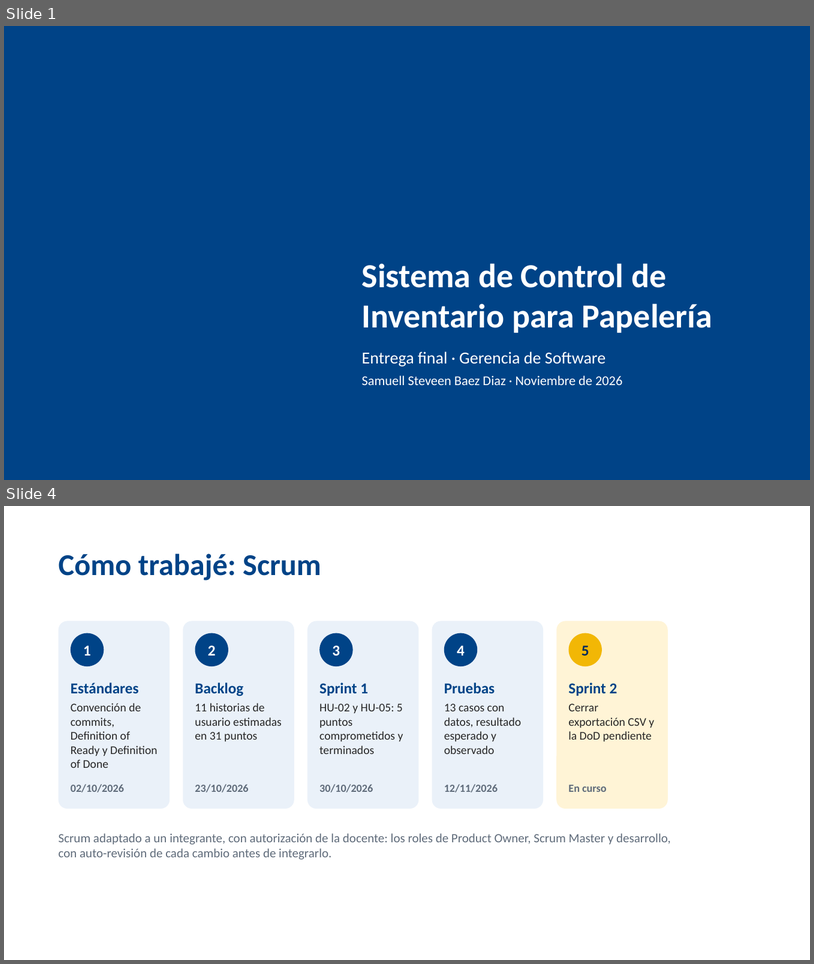
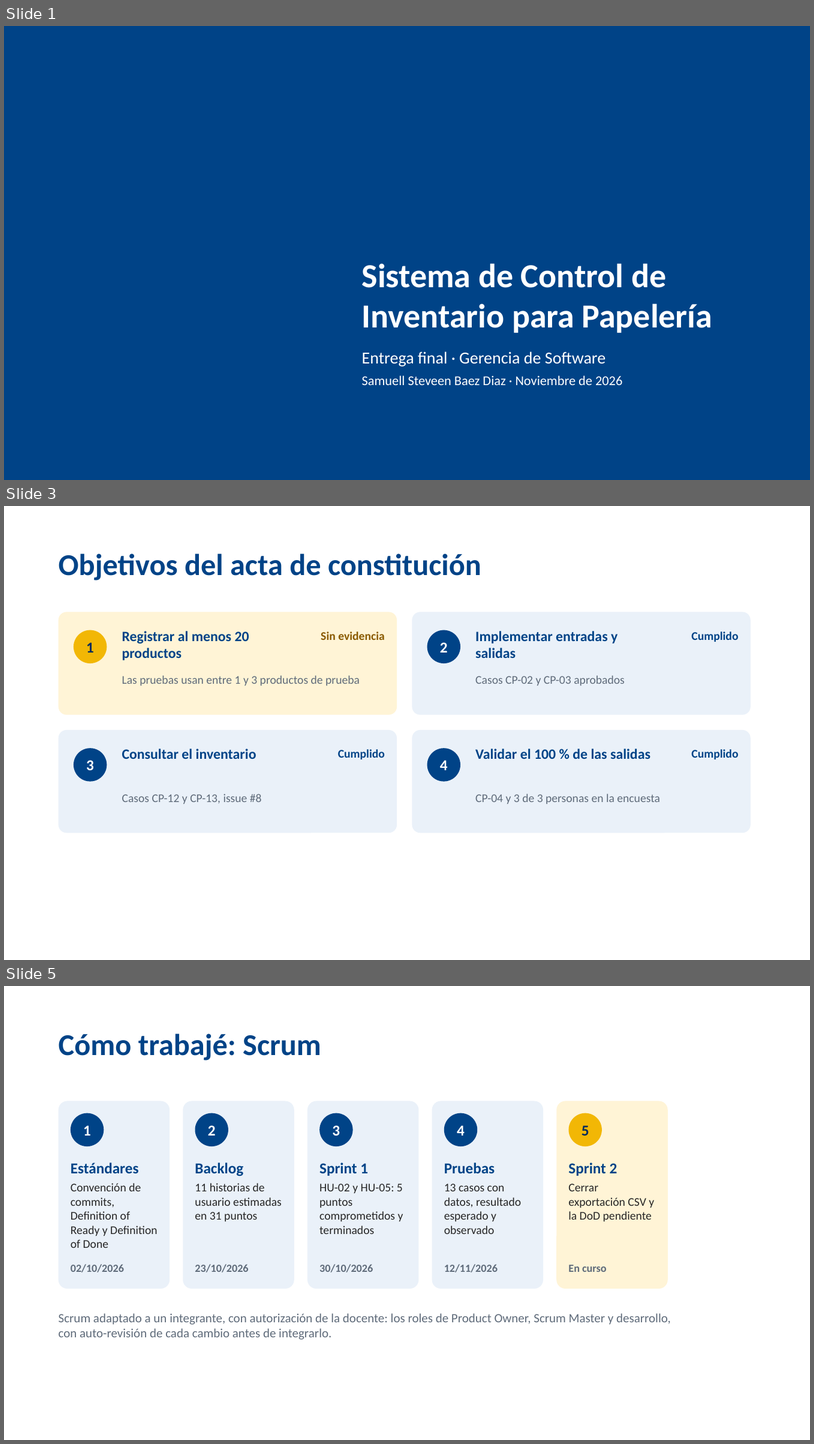
Before and after one commit to steveenbaez1-collab/ProyectoPapeler-a, a slide deck: docs/entrega-final/Sustentacion_Inventario_Papeleria.pptx. Shown one above the other, each under a label of ours: slides 1 and 4 before the commit, slides 1, 3 and 5 after it; the slides between them are not shown. The pictures are 814x964 and 814x1444 pixels, drawn with LibreOffice and Linux fonts; fonts in the diff are those of the drawing; background and template pictures are left out. Boxes give left, top, right and bottom in pixels: in the first picture for what was removed or moved away, otherwise in the second. Text is boxed around its words. In the diff, an @@ line names an element or a change of style, - is before the commit and + after.

```diff
--- a/docs/entrega-final/Sustentacion_Inventario_Papeleria.pptx
+++ b/docs/entrega-final/Sustentacion_Inventario_Papeleria.pptx
@@ slide 3 added at [4, 506, 810, 960], background #FFFFFF @@
@@ text added at [59, 553, 482, 580], 36 pt, text #004387, bold @@
+Objetivos del acta de constitución
@@ rounded rectangle added at [59, 612, 397, 715], fill #FFF4D6 @@
@@ rounded rectangle added at [413, 612, 751, 715], fill #EAF1F9 @@
@@ ellipse added at [74, 630, 107, 663], fill #F2B705, 18 pt, text #002B5C, bold @@
+1
@@ text added at [122, 631, 249, 660], 17 pt, text #004387, bold @@
+Registrar al menos 20 productos
@@ text added at [321, 631, 385, 640], 14 pt, text #8A5A00, bold @@
+Sin evidencia
@@ ellipse added at [428, 630, 461, 663], fill #004387, 18 pt, text #FFFFFF, bold @@
+2
@@ text added at [476, 631, 618, 658], 17 pt, text #004387, bold @@
+Implementar entradas y salidas
@@ text added at [692, 631, 738, 642], 14 pt, text #004387, bold @@
+Cumplido
@@ text added at [122, 675, 360, 685], 14 pt, text #5F6B7A @@
+Las pruebas usan entre 1 y 3 productos de prueba
@@ text added at [476, 675, 625, 685], 14 pt, text #5F6B7A @@
+Casos CP-02 y CP-03 aprobados
@@ rounded rectangle added at [59, 730, 397, 832], fill #EAF1F9 @@
@@ rounded rectangle added at [413, 730, 751, 832], fill #EAF1F9 @@
@@ ellipse added at [74, 748, 107, 781], fill #004387, 18 pt, text #FFFFFF, bold @@
+3
@@ text added at [122, 748, 257, 759], 17 pt, text #004387, bold @@
+Consultar el inventario
@@ text added at [338, 749, 385, 759], 14 pt, text #004387, bold @@
+Cumplido
@@ ellipse added at [428, 748, 461, 781], fill #004387, 18 pt, text #FFFFFF, bold @@
+4
@@ text added at [476, 748, 651, 759], 17 pt, text #004387, bold @@
+Validar el 100 % de las salidas
@@ text added at [692, 749, 738, 759], 14 pt, text #004387, bold @@
+Cumplido
@@ text added at [122, 793, 262, 804], 14 pt, text #5F6B7A @@
+Casos CP-12 y CP-13, issue #8
@@ text added at [476, 793, 660, 804], 14 pt, text #5F6B7A @@
+CP-04 y 3 de 3 personas en la encuesta
@@ what was slide 4 is now slide 5 @@
```
Also in this commit, not shown: 4 slides changed, 2 other slides added.
